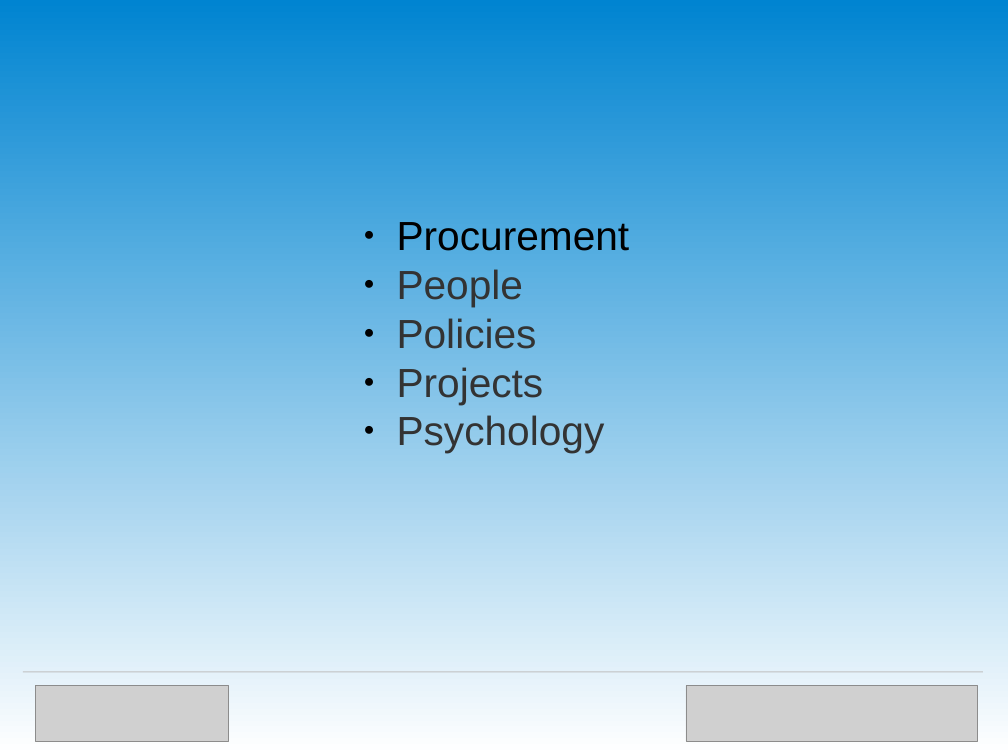
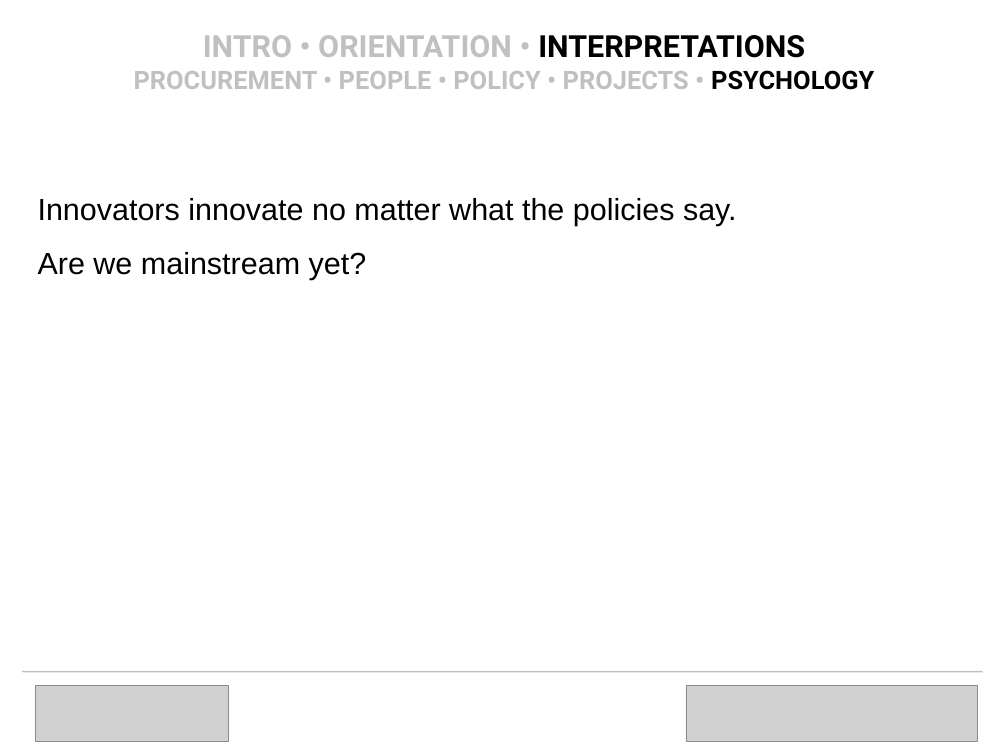
Before and after one commit to OpenTechStrategies/timelines, a slide deck: slide 18 of us-govt-open-source.odp (slide 34 before the commit). Drawn at 1008x756 pixels with LibreOffice and Linux fonts; fonts in the diff are those of the drawing; grey boxes stand for pictures; background and template pictures are left out. Boxes give left, top, right and bottom in pixels: in the first picture for what was removed or moved away, otherwise in the second. Text is boxed around its words. In the diff, an @@ line names an element or a change of style, - is before the commit and + after.

```diff
--- a/us-govt-open-source.odp
+++ b/us-govt-open-source.odp
@@ background gradient #0084D1 to #FFFFFF to #FFFFFF @@
@@ title added at (134,35,874,90), 20 pt, text #C0C0C0, bold @@
+INTRO • ORIENTATION • INTERPRETATIONS
+PROCUREMENT • PEOPLE • POLICY • PROJECTS • PSYCHOLOGY
@@ text added at (38,198,737,280), 24 pt, text #000000 @@
+Innovators innovate no matter what the policies say.
+Are we mainstream yet?
@@ text removed at (397,222,630,453) @@
-● Procurement
-● People
-● Policies
-● Projects
-● Psychology
@@ line added from (22, 672) to (982, 672), #C0C0C0 0.71 pt @@
```
Also in this commit, not shown: 7 other slides changed, 13 slides added, 29 slides removed, 3 other files.
